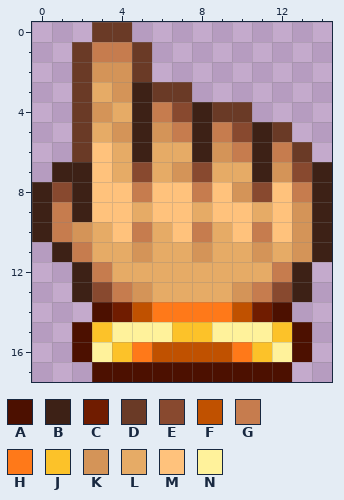
Two versions of one pixel-art sprite, Items/Accessories/GhostHand.png. Above: the version before the commit.
The file is 30x36 pixels, drawn in blocks of 2x2; one block is one cell here.
Palette (. is transparent): A #4c1000  B #3d2116  C #701c00  D #6a3a26  E #88492f  F #c05100  G #c67c4e  H #ff7919  J #fcc229  K #d49458  L #e6ab66  M #ffc27c  N #fff29b
New version:
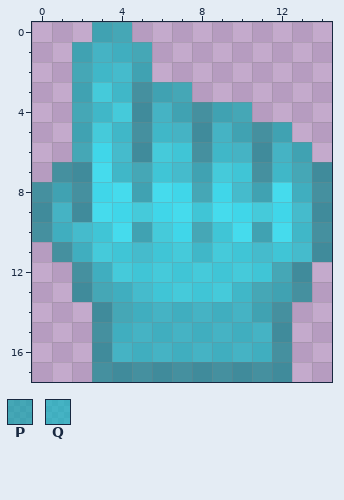
Colours new in this view: P #00a5aaa5  Q #00b8bfa5
Message: Updated Ghost Hand Inventory Icon
Diff:
{"colour":"B","old":"#3d2116","new":"#008287a5"}
{"colour":"K","old":"#d49458","new":"#00c5cca5"}
{"colour":"L","old":"#e6ab66","new":"#00dbe2a5"}
{"colour":"M","old":"#ffc27c","new":"#00f6ffa5"}
{"y":0,"x":3,"old":"DD","new":"PP"}
{"y":1,"x":2,"old":"DGGD","new":"PQQP"}
{"y":2,"x":2,"old":"D","new":"P"}
{"y":2,"x":5,"old":"D","new":"P"}
{"y":3,"x":2,"old":"D","new":"P"}
{"y":3,"x":6,"old":"DD","new":"PP"}
{"y":4,"x":2,"old":"D","new":"P"}
{"y":4,"x":6,"old":"GE","new":"QP"}
{"y":4,"x":9,"old":"DD","new":"PP"}
{"y":5,"x":2,"old":"D","new":"P"}
{"y":5,"x":7,"old":"G","new":"Q"}
{"y":5,"x":9,"old":"GE","new":"QP"}
{"y":5,"x":12,"old":"D","new":"P"}
{"y":6,"x":2,"old":"D","new":"P"}
{"y":6,"x":4,"old":"L","new":"K"}
{"y":6,"x":10,"old":"G","new":"Q"}
{"y":6,"x":12,"old":"GD","new":"QP"}
{"y":7,"x":4,"old":"LE","new":"KP"}
{"y":7,"x":8,"old":"E","new":"P"}
{"y":7,"x":13,"old":"E","new":"P"}
{"y":8,"x":1,"old":"E","new":"P"}
{"y":8,"x":5,"old":"G","new":"P"}
{"y":8,"x":8,"old":"G","new":"P"}
{"y":8,"x":11,"old":"E","new":"P"}
{"y":8,"x":13,"old":"G","new":"Q"}
{"y":9,"x":1,"old":"G","new":"Q"}
{"y":10,"x":1,"old":"G","new":"Q"}
{"y":10,"x":5,"old":"G","new":"P"}
{"y":10,"x":8,"old":"G","new":"P"}
{"y":10,"x":11,"old":"G","new":"P"}
{"y":11,"x":2,"old":"G","new":"Q"}
{"y":12,"x":3,"old":"G","new":"Q"}
{"y":12,"x":12,"old":"G","new":"P"}
{"y":13,"x":3,"old":"EG","new":"PQ"}
{"y":13,"x":11,"old":"GE","new":"PP"}
{"y":14,"x":3,"old":"ACFHHHHFCA","new":"BPQQQQQQPB"}
{"y":15,"x":2,"old":"AJNNNJJNNNJA","new":".BQQQQQQQQB."}
{"y":16,"x":2,"old":"ANJHFFFFHJNA","new":".BQQQQQQQQB."}
{"y":17,"x":3,"old":"AAAAAAAAAA","new":"BBBBBBBBBB"}
{"label":"changed","picture_box":[32,22,332,382]}
